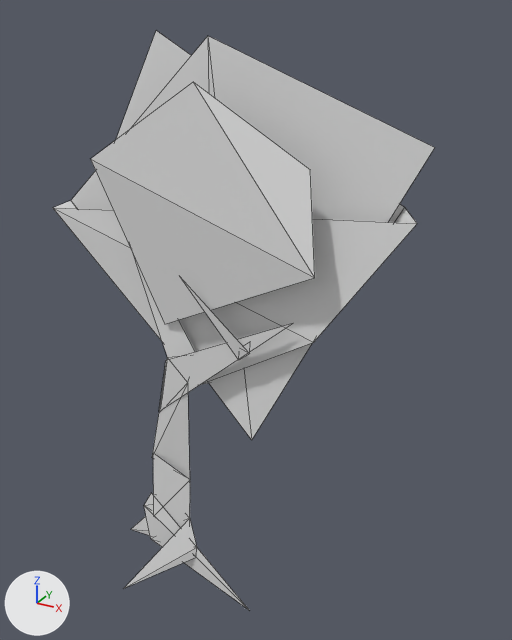
A saved change to the FBX model Assets 3D/Environments/Vegetation/Arbre02.FBX.
Both versions are drawn from a 50 mm lens placed at (9.09, -11.77, 13.59), pointed at (1.77, 1.54, 6.93). The lights are fixed; the arrows at lower left show +X, +Y and +Z. Mesh edges are drawn as thin lines. Where no turn or scale is listed for an object, it has been applied to the vertices. Vertices at the same position are counted once.

In view in the first picture: 'Tree02'.
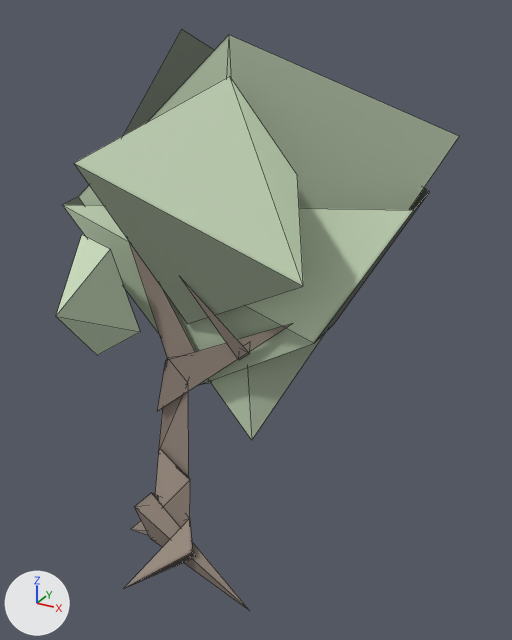
Location of each change, (x1, y1, x2, y2) in pixels of the pictures (512 x 640 px):
'Tree02', reshaped
    before: (53, 31, 435, 611)
    after: (56, 30, 459, 611)
part 1 of me_tree02, built on
    before: (53, 31, 435, 611)
    after: (56, 30, 459, 611)
part 2 of me_tree02, recoloured
    both: (131, 257, 250, 535)

The edits, one by one:
Picture 'Tree02Diff.png' (img_tree02diff_png) is new.
Material 'Material #21' (mat_material__21) is new.
Its texture is img_tree02diff_png (with its transparency).
Its roughness is 0.859.
me_tree02 is used by ob_tree02; location (0.0, 0.0, 0.0).
Verts and faces of me_tree02; kept vertices keep their numbers, new ones are numbered from 53.
Before the commit, vertices of me_tree02: 10 (-0.18, 0.18, 4.6) at pixel (158, 411), 13 (-0.19, 0.23, 4.57) at pixel (159, 412), 17 (0.5, 0.38, 2.62) at pixel (189, 482), 18 (-0.4, 0.13, 3.38) at pixel (153, 452), 20 (-0.55, 0.24, 3.11) at pixel (151, 457).
Before the commit, vertices of me_tree02: 26 (-1.21, -0.27, 10.69) at pixel (90, 158), 27 (0.21, 0.09, 7.05) at pixel (164, 324), 28 (4.03, -0.29, 8.97) at pixel (314, 277), 29 (1.4, -0.21, 12.34) at pixel (193, 81), 30 (5.72, 0.91, 11.34) at pixel (434, 147).
Before the commit, vertices of me_tree02: 31 (1.16, 0.72, 13.1) at pixel (207, 35), 33 (-2.89, 0.78, 9.37) at pixel (70, 200), 34 (3.68, 0.12, 10.88) at pixel (310, 169), 35 (0.83, 0.09, 0.93) at pixel (196, 547), 36 (-0.81, 0.1, 1.61) at pixel (143, 505).
Before the commit, vertices of me_tree02: 46 (-3.25, 0.53, 9.2) at pixel (52, 207), 47 (3.81, 0.24, 7.36) at pixel (313, 342), 48 (5.69, 0.37, 10.08) at pixel (417, 223), 49 (3.63, 0.9, 7.28), 50 (5.23, 1.03, 10.17) at pixel (404, 207).
Before the commit, vertices of me_tree02: 52 (-0.48, 1.29, 13.17) at pixel (156, 30).
me_tree02 had 53 vertices, 41 faces and spanned x -3.25..5.72, y -0.75..1.29, z -0.62..13.17.
me_tree02 now has 58 vertices, 44 faces and spans x -3.25..5.72, y -0.79..2.63, z -0.62..13.17.
Part 1, on me_tree02:
Vertex 10 moves to (-0.24, 0.18, 4.61), pixel (157, 411).
Vertex 13 moves to (-0.24, 0.43, 4.57), pixel (162, 407).
Vertex 17 moves to (0.5, 0.33, 2.84), pixel (188, 476).
Vertex 18 moves to (-0.4, 0.38, 3.38), pixel (159, 447).
Vertex 20 moves to (-0.55, 0.51, 3.11), pixel (158, 452).
Vertex 26 moves to (-1.21, -0.77, 10.69), pixel (73, 163).
Vertex 28 moves to (4.03, -0.79, 8.97), pixel (303, 286).
Vertex 27 moves to (0.65, 0.35, 7.05), pixel (187, 323).
Vertex 29 moves to (1.4, 1.11, 12.34), pixel (229, 76).
Vertex 30 moves to (5.72, 2.63, 11.29), pixel (459, 136).
Vertex 31 moves to (1.16, 1.5, 13.1), pixel (228, 34).
Vertex 33 moves to (-2.89, 1.04, 9.4), pixel (78, 196).
Vertex 34 moves to (3.68, -0.42, 10.88), pixel (297, 175).
Vertex 35 moves to (0.83, -0.1, 0.93), pixel (192, 551).
Vertex 36 moves to (-1.0, -0.07, 1.61), pixel (134, 506).
Vertex 46 moves to (-3.25, 0.85, 9.2), pixel (62, 204).
Vertex 47 moves to (3.88, 0.12, 7.41), pixel (314, 343).
Vertex 48 moves to (5.35, 1.23, 10.08), pixel (413, 210).
Vertex 49 moves to (3.7, 1.6, 7.22), pixel (334, 323).
Vertex 50 moves to (5.29, 2.49, 10.17), pixel (429, 191).
Vertex 52 moves to (-0.48, 2.24, 13.17), pixel (181, 29).
New vertex 53 is at (-0.61, -0.58, 8.89), pixel (110, 249).
New vertex 54 is at (-2.44, -0.59, 6.96), pixel (55, 316).
New vertex 55 is at (-0.14, -0.37, 6.97), pixel (140, 331).
New vertex 56 is at (-2.07, 0.17, 8.8), pixel (81, 234).
New vertex 57 is at (-1.5, -0.35, 6.05), pixel (97, 355).
New faces: (53, 54, 55), (53, 56, 54), (54, 57, 55).
me_tree02 part 2: 41 faces spanning x -3.25..5.72, y -0.79..2.63, z -0.62..13.17 switch from no material to mat_material__21 (picture img_tree02diff_png).
